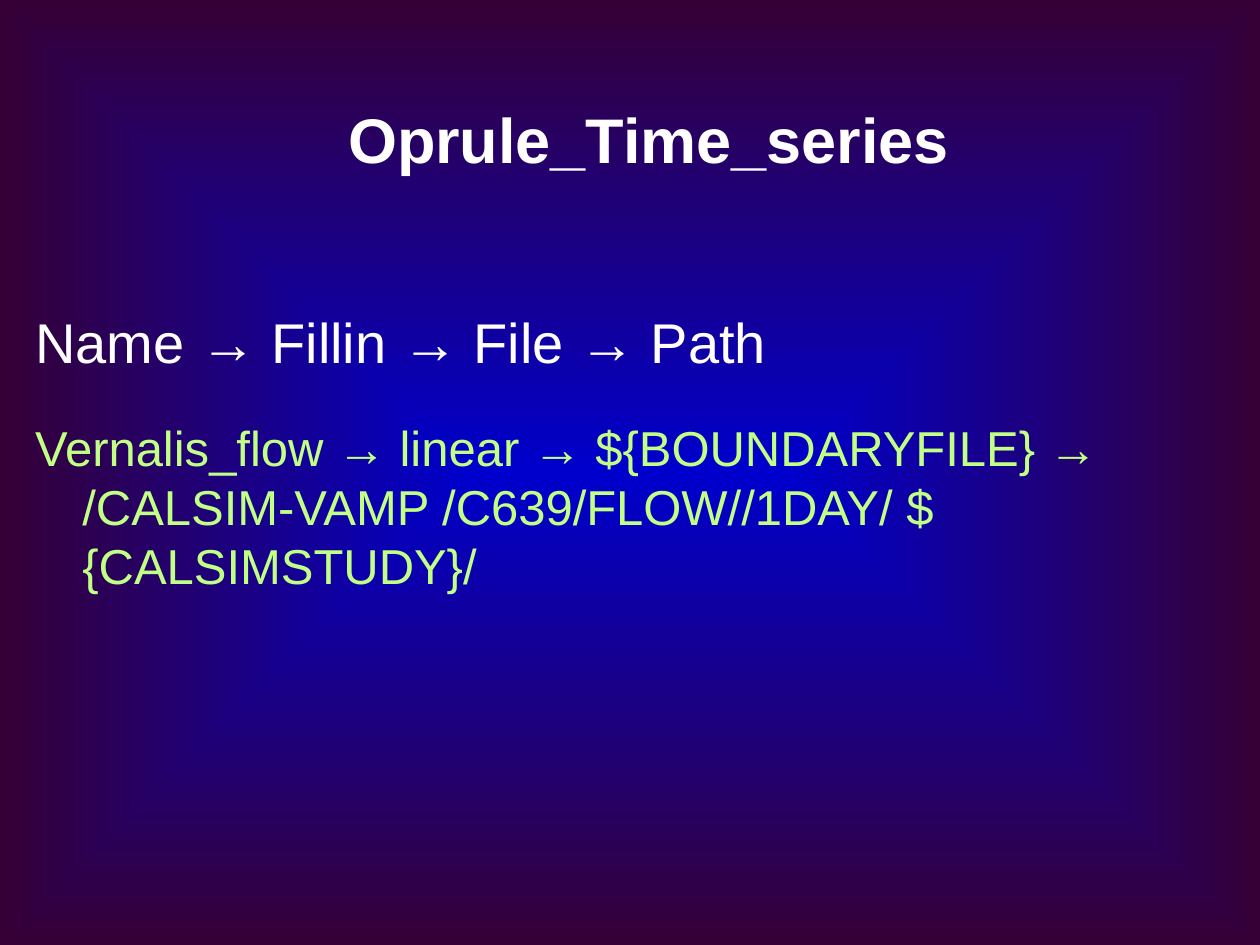
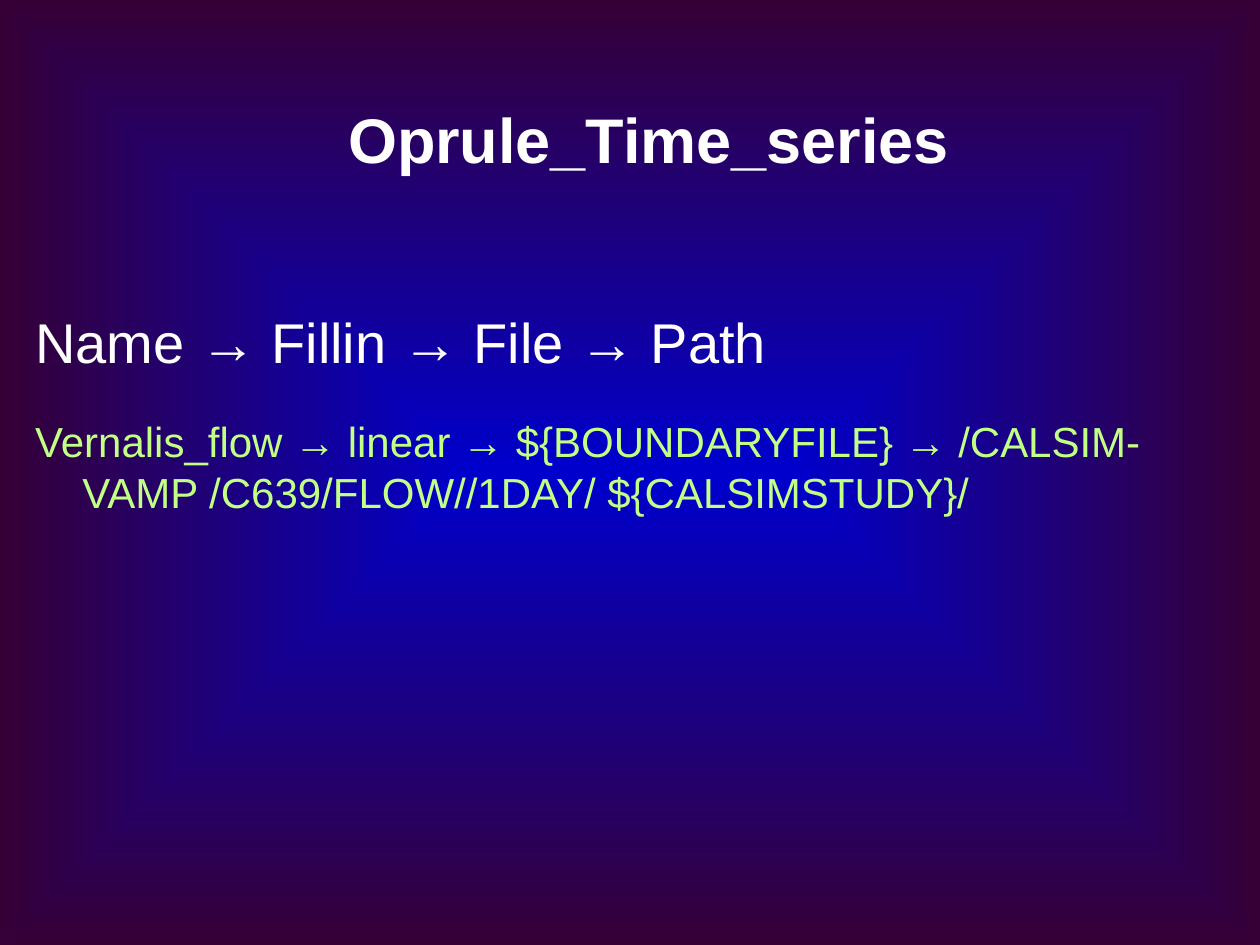
Before and after one commit to CADWRDeltaModeling/dsm2, a slide deck: slide 17 of dsm2/presentations/DSM2 Operting Rule.ppt (slide 12 before the commit). Drawn at 1260x945 pixels with LibreOffice and Linux fonts; fonts in the diff are those of the drawing. Boxes give left, top, right and bottom in pixels: in the first picture for what was removed or moved away, otherwise in the second. Text is boxed around its words. In the diff, an @@ line names an element or a change of style, - is before the commit and + after.

```diff
--- a/dsm2/presentations/DSM2 Operting Rule.ppt
+++ b/dsm2/presentations/DSM2 Operting Rule.ppt
@@ text at [35, 424, 1140, 516]: size 28 to 24 pt in "Vernalis_flow → linear → ${BOUNDARYFILE} → /CALSIM-VAMP ..."; less space between paragraphs @@
```
Also in this commit, not shown: 8 other slides changed, 5 slides added.
